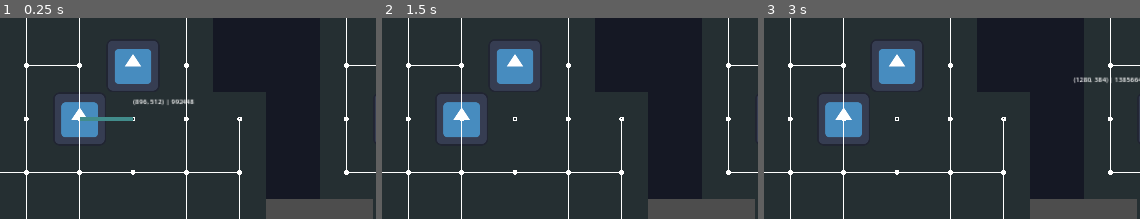
Above: before the commit, frames 1-3 (left to right).
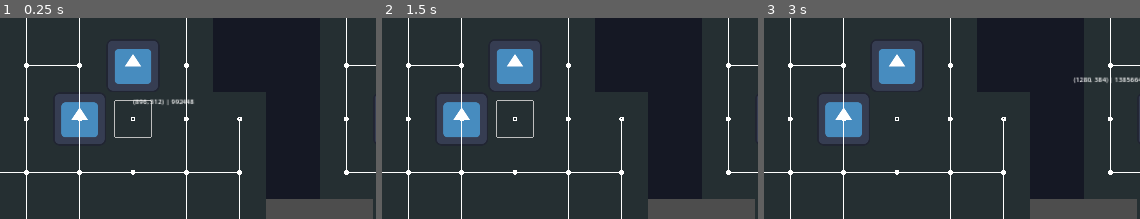
Above: after the commit, the same moments.

Repository: Petiazediter/godot-board-game
Game: Godot game, scene res://scenes/dungeon_scene.tscn
Two runs of this game, one before a commit and one after it. Both use one fixed random seed, a clock stepped at 60 frames per second and the inputs below. This scene is started directly instead of the project's main scene. The engine's default icon, where the game draws it, is replaced by a stand-in: a white triangle on a blue panel in a dark square.
Inputs (mouse positions are % of the whole screen's width and height, from its top left):
- Up to frame 1 (0.25 s): no input
- Up to frame 2 (1.5 s): click "Select me :)" at 0.5 s; click "Select me :)" at 1.25 s
- Up to frame 3 (3 s): click "Select me :)" at 2 s; tap Enter at 2.75 s; move the mouse to (76, 39) at 2.77 s; hold Right mouse button (move_to_grid) from 2.78 s (still down)
The pictures show only the part of the screen within x 35-85%, y 23-73%; the shares and areas given below are measured in that part.

The runs differ from the first frame. In frame 1, 0.5% of the frame differs, in the area x 21-41%, y 40-60%; in frame 2, 0.2%; in frame 3, nothing differs.

Commit message:
feat: show movement path with rectangles instead of a line

Diff:
--- /dev/null
+++ b/nodes/AstarTileMap/AstarGridVisibility/AstarGridVisibilityLogic.gd
@@ -0,0 +1,65 @@
+extends Control
+class_name AstarGrid;
+@export var board: Board;
+var route_positions: Array[Vector2] = [];
+var error_positions: Array[Vector2] = [];
+
+func draw_path(positions: Array[Vector2] = [], err_positions: Array[Vector2] = []) -> void:
+    add_draw_paths(positions);
+    add_error_paths(err_positions);
+    queue_redraw();
+
+func add_draw_paths(positions: Array[Vector2]) -> void:
+    self.route_positions = get_valid_points(positions);
+
+func add_error_paths(positions: Array[Vector2]) -> void:
+    self.error_positions = get_valid_points(positions);
+
+func get_valid_points(positions: Array[Vector2]) -> Array[Vector2]:
+    if ( positions.size() == 0 ): return [];
+    var _valid_positions: Array[Vector2] = [];
+    for draw_position in positions:
+        var pos_id = board.get_point(draw_position);
+        if board.astar.has_point(pos_id):
+            _valid_positions.append(draw_position);
+    return _valid_positions;
+
+func _draw() -> void:
+	# if no position don't draw anything;
+    if (route_positions.size() == 0 and error_positions.size() == 0): return;
+    var tile_size = Vector2(board.tile_set.tile_size);
+    var MARGIN = 20
+    for route_pos in route_positions:
+        var point_id = board.get_point(route_pos);
+        if board.astar.is_point_disabled(point_id): continue;
+        draw_rectangle(route_pos, Vector2(tile_size), Color.GRAY, 1, Vector2(MARGIN,MARGIN));
+
+    for error_pos in error_positions:
+        var point_id = board.get_point(error_pos);
+        if board.astar.is_point_disabled(point_id): continue;
+        draw_rectangle(error_pos, Vector2(tile_size), Color.RED, 1, Vector2(MARGIN,MARGIN));
+
+func draw_rectangle(top_left_pos: Vector2, rect_size: Vector2, color: Color, width: int, margin: Vector2 = Vector2.ZERO) -> void:
+    # top left to top right
+    draw_line(
+        top_left_pos + margin,
+        top_left_pos + Vector2(rect_size.x, 0) + Vector2(-margin.x, margin.y),
+        color, width);
+    # bottom left to bottom right
+    draw_line(
+        top_left_pos + Vector2(0, rect_size.y) + Vector2(margin.x, -margin.y),
+        top_left_pos + rect_size + Vector2(-margin.x, -margin.y),
+        color, width
+    );
+	# top left to bottom left
+    draw_line(
+        top_left_pos + margin,
+        top_left_pos + Vector2(0, rect_size.y) + Vector2(margin.x, -margin.y),
+        color, width
+    );
+	# top right to bottom right
+    draw_line(
+        top_left_pos + Vector2(rect_size.x, 0) + Vector2(-margin.x, margin.y),
+        top_left_pos + rect_size + Vector2(-margin.x, -margin.y),
+        color, width
+    );
--- a/nodes/AstarTileMap/AstarTileMap.gd
+++ b/nodes/AstarTileMap/AstarTileMap.gd
@@ -2,6 +2,7 @@
 class_name Board;
 
 @export var character_manager: CharacterManager;
+@export var astar_grid: AstarGrid;
 
 const DIRECTIONS := [Vector2.RIGHT, Vector2.UP, Vector2.LEFT, Vector2.DOWN]
 
@@ -94,42 +95,56 @@
 			astar.connect_points(center, cardinal_point, true);
 
 class AstarPathResult:
-	var error: bool;
-	var error_path: Vector2;
-	var paths: Array;
+	var error_paths: Array[Vector2];
+	var paths: Array[Vector2];
 
-	func _init(_paths: Array, _error: bool, _error_path: Vector2) -> void:
-		self.error = _error;
-		self.error_path = _error_path;
+	func _init(_paths: Array[Vector2],_error_paths: Array[Vector2]) -> void:
+		self.error_paths = _error_paths;
 		self.paths = _paths;
 
-func get_astar_path(from: Vector2, to: Vector2, should_avoid_obstacles: bool = true, steps: int = -1) -> AstarPathResult:
+func get_astar_path(from: Vector2, to: Vector2, should_avoid_obstacles: bool = true, steps: int = -1, include_self: bool = false) -> AstarPathResult:
 	if should_avoid_obstacles:
 		set_disable_points_for_units(true, to);
 		set_disable_points_for_obstacles(true);
 		set_disable_points_for_dynamic_obstacles(true, to);
-	var astar_path = astar.get_point_path(get_point(from), get_point(to))
+	var path: Array[Vector2] = []
+	var astar_path = astar.get_point_path(get_point(from), get_point(to));
+	for _path: Vector2 in astar_path:
+		path.append(_path);
+
 	set_disable_points_for_obstacles(false);
 	set_disable_points_for_units(false, to);
 	set_disable_points_for_dynamic_obstacles(false, to);
 
-	var paths: Array = set_path_length(astar_path, steps);
-	var is_error: bool = false;
-	var error_path: Vector2;
+	return validate_path(path, steps, include_self);
 
-	if paths.size() > 0:
-		var last = paths[paths.size() - 1];
-		if (position_has_unit(last)) or position_has_obstacle(last):
-			is_error = true;
-			error_path = to;
-			paths.resize(paths.size() - 1);
-	return AstarPathResult.new(paths,is_error,error_path);
+func validate_path(point_path: Array[Vector2], max_distance: int, include_self: bool) -> AstarPathResult:
+	# if selecting itself or nothing;
+	if point_path.size() <= 1:
+		return AstarPathResult.new([], []);
 
-func set_path_length(point_path: Array, max_distance: int) -> Array:
-	if max_distance < 0: return point_path
-	var new_size := int(min(point_path.size(), max_distance))
-	point_path.resize(new_size)
-	return point_path
+	var paths: Array[Vector2] = [];
+	var error_paths: Array[Vector2] = [];
+	for index in point_path.size():
+		var path = point_path[index];
+		# if we don't want to include the starting position;
+		if !include_self and path == point_path[0]: continue;
+		if is_position_occupied(path) or ((index + 1) > max_distance and max_distance >= 0):
+			error_paths.append(path);
+		else: paths.append(path);
+	return AstarPathResult.new(paths,error_paths);
+
+func is_position_occupied(pos: Vector2):
+	return (
+		position_has_obstacle(pos) or
+		position_has_unit(pos)
+	)
+
+# func set_path_length(point_path: Array[Vector2], max_distance: int) -> Array[Vector2]:
+# 	if max_distance < 0: return point_path
+# 	var new_size := int(min(point_path.size(), max_distance))
+# 	point_path.resize(new_size)
+# 	return point_path
 
 func set_disable_points_for_obstacles(value: bool):
 	for obstacle in obstacles:
--- a/nodes/CharacterManager/CharacterManagerLogic.gd
+++ b/nodes/CharacterManager/CharacterManagerLogic.gd
@@ -24,5 +24,5 @@
 	on_change_selected_character.emit();
 
 func _input(event: InputEvent) -> void:
-	if event.is_action("move_to_grid"):
+	if event.is_action_pressed("move_to_grid"):
 		print('move to grid!');
--- a/nodes/World/WorldLogic.gd
+++ b/nodes/World/WorldLogic.gd
@@ -1,7 +1,7 @@
 extends Node2D
 class_name World
 
-@onready var board: Board = $Layer0
+@onready var board: Board = $Board
 @onready var astar_debug = $AstarDebug
 @onready var line = $Line2D
 @onready var character_manager: CharacterManager = $CharacterManager
@@ -39,8 +39,4 @@
 	var player_point = board.get_point(player_position);
 	if board.astar.has_point(player_point):
 		var result = board.get_astar_path(player_position, last_position, true, -1);
-		if result.error:
-			# You can't reach the destination because there is a unit there!
-			print('ERROR', result.error_path)
-		line.position = Vector2(board.tile_set.tile_size / 2)
-		line.points = result.paths;
+		board.astar_grid.draw_path(result.paths, result.error_paths );
--- a/scenes/dungeon_scene.tscn
+++ b/scenes/dungeon_scene.tscn
@@ -10,6 +10,7 @@
 [ext_resource type="PackedScene" uid="uid://bay4o8vqqc0gj" path="res://nodes/CharacterManager/PlayableCharacter/PlayableCharacter.tscn" id="5_np5tb"]
 [ext_resource type="Script" path="res://nodes/AstarDebug/AstarDebug.gd" id="7_nqwlc"]
 [ext_resource type="Script" path="res://nodes/AvailableCharacterList/AvailableCharactersListLogic.gd" id="8_2dj0u"]
+[ext_resource type="Script" path="res://nodes/AstarTileMap/AstarGridVisibility/AstarGridVisibilityLogic.gd" id="9_34ekb"]
 
 [sub_resource type="TileSetAtlasSource" id="TileSetAtlasSource_bvpq2"]
 texture = ExtResource("1_m128l")
@@ -27,18 +28,19 @@
 [node name="DungeonScene" type="Node2D"]
 script = ExtResource("1_3s3vt")
 
-[node name="Layer0" type="TileMapLayer" parent="." node_paths=PackedStringArray("character_manager")]
+[node name="Board" type="TileMapLayer" parent="." node_paths=PackedStringArray("character_manager", "astar_grid")]
 use_parent_material = true
 tile_map_data = PackedByteArray("AAACAAIAAAAAAAAAAAACAAMAAAAAAAAAAAADAAMAAAABAAAAAAADAAIAAAAAAAAAAAAEAAIAAAAAAAAAAAAEAA …(1040 unchanged characters)…
 tile_set = SubResource("TileSet_gk0af")
 script = ExtResource("3_c1bek")
 character_manager = NodePath("../CharacterManager")
+astar_grid = NodePath("../AstarGridVisibilty")
 
-[node name="ObstacleObject" type="Node2D" parent="Layer0"]
+[node name="ObstacleObject" type="Node2D" parent="Board"]
 position = Vector2(896, 384)
 script = ExtResource("4_kwyi4")
 
-[node name="Sprite2D" type="Sprite2D" parent="Layer0/ObstacleObject"]
+[node name="Sprite2D" type="Sprite2D" parent="Board/ObstacleObject"]
 texture = ExtResource("1_6dklj")
 offset = Vector2(64, 64)
 
@@ -55,13 +57,21 @@
 texture = ExtResource("1_6dklj")
 offset = Vector2(64, 64)
 
+[node name="AstarGridVisibilty" type="Control" parent="." node_paths=PackedStringArray("board")]
+layout_mode = 3
+anchors_preset = 0
+offset_right = 40.0
+offset_bottom = 40.0
+script = ExtResource("9_34ekb")
+board = NodePath("../Board")
+
 [node name="AstarDebug" type="Control" parent="." node_paths=PackedStringArray("board")]
 layout_mode = 3
 anchors_preset = 0
 offset_right = 40.0
 offset_bottom = 40.0
 script = ExtResource("7_nqwlc")
-board = NodePath("../Layer0")
+board = NodePath("../Board")
 metadata/_edit_use_anchors_ = true
 
 [node name="Line2D" type="Line2D" parent="."]
Not shown: 1 places in scenes/dungeon_scene.tscn that only renumber resources
